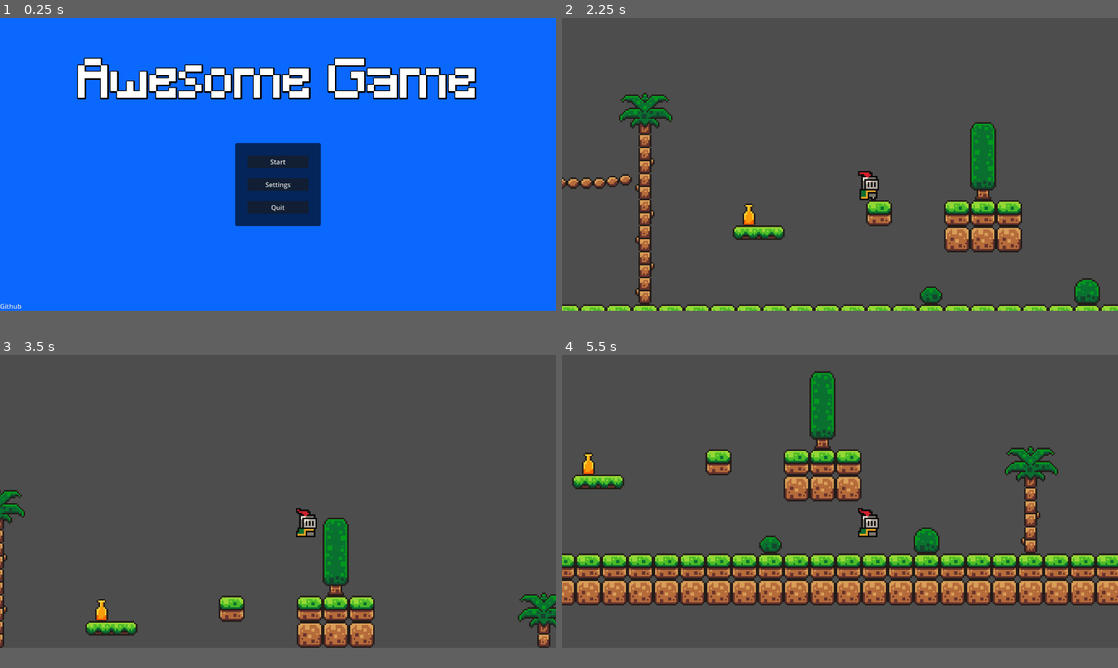
Above: before the commit, frames 1-4 (two rows, left to right).
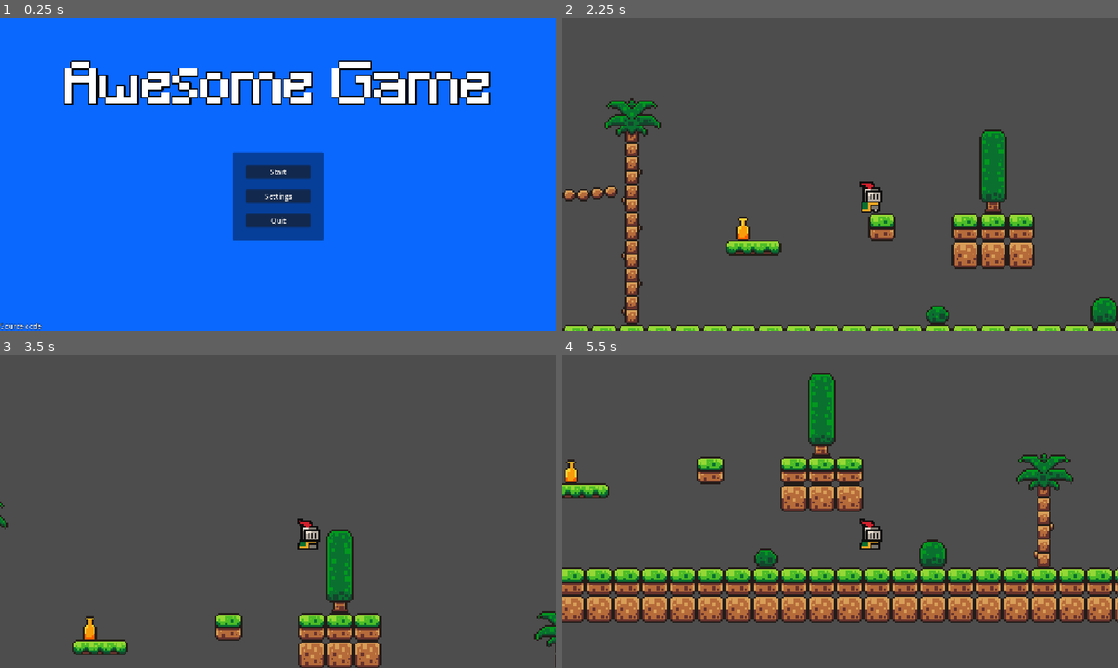
Above: after the commit, the same moments.

Repository: vsaint1/godot-platformer
Game: Godot game, scene res://scenes/main_menu.tscn
Two runs of this game, one before a commit and one after it. Both use one fixed random seed, a clock stepped at 60 frames per second and the inputs below.
Inputs (mouse positions are in pixels of both pictures, inside the frame that each line leads up to):
- Up to frame 1 (0.25 s): no input
- Up to frame 2 (2.25 s): click "Settings" at 0.5 s; click (678, 49) at 1.27 s; click "Start" at 2 s
- Up to frame 3 (3.5 s): hold D (move_right) from 2.78 s (still down); hold E (interact) from 2.78 s (still down); tap Space (jump) at 3.02 s
- Up to frame 4 (5.5 s): release E (interact) at 3.53 s; tap Shift (sprint) at 3.6, 5.1 s; tap Space (jump) at 3.77, 5.27 s; release D (move_right) at 4.28 s; hold A (move_left) 4.28-5.03 s; hold E (interact) 4.28-5.03 s; hold D (move_right) from 5.03 s (still down)
In our replay, the window is 800x421 before the commit and 800x450 after it. These sizes can differ from the game's own. Grey fills any space a smaller window leaves; there, only what the larger window draws over its background counts as a difference.

The runs differ from the first frame. In frame 1, 10% of the frame differs, in the area x 0-89%, y 12-100%; in frame 2, 15%; in frame 3, 7.7%; in frame 4, 28%, in the area x 0-100%, y 5-86%.

Commit message:
menus UI and code logic

Diff:
--- a/prefabs/platform.tscn
+++ b/prefabs/platform.tscn
@@ -1,18 +1,17 @@
-[gd_scene load_steps=3 format=3 uid="uid://tkwuee00qsia"]
+[gd_scene load_steps=3 format=3 uid="uid://cecb8rnvyg3y3"]
 
-[ext_resource type="Texture2D" uid="uid://cepdojhgoey25" path="res://assets/platformer/sprites/platforms.png" id="1_emilk"]
+[ext_resource type="Texture2D" uid="uid://cepdojhgoey25" path="res://assets/platformer/sprites/platforms.png" id="1_ba0x2"]
 
-[sub_resource type="RectangleShape2D" id="RectangleShape2D_j06ch"]
+[sub_resource type="RectangleShape2D" id="RectangleShape2D_ba0x2"]
 size = Vector2(32, 8)
 
-[node name="Platform" type="Node"]
+[node name="Platform" type="AnimatableBody2D"]
 
-[node name="AnimatableBody2D" type="AnimatableBody2D" parent="."]
-
-[node name="Sprite2D" type="Sprite2D" parent="AnimatableBody2D"]
-texture = ExtResource("1_emilk")
+[node name="Sprite2D" type="Sprite2D" parent="."]
+texture = ExtResource("1_ba0x2")
 region_enabled = true
 region_rect = Rect2(16, 0, 32, 9)
 
-[node name="CollisionShape2D" type="CollisionShape2D" parent="AnimatableBody2D"]
-shape = SubResource("RectangleShape2D_j06ch")
+[node name="CollisionShape2D" type="CollisionShape2D" parent="."]
+shape = SubResource("RectangleShape2D_ba0x2")
+one_way_collision = true
--- /dev/null
+++ b/prefabs/platformr.tscn
@@ -0,0 +1,18 @@
+[gd_scene load_steps=3 format=3 uid="uid://dp7u22f6hacnm"]
+
+[ext_resource type="Texture2D" uid="uid://cepdojhgoey25" path="res://assets/platformer/sprites/platforms.png" id="1_sy5f5"]
+
+[sub_resource type="RectangleShape2D" id="RectangleShape2D_j06ch"]
+size = Vector2(32, 8)
+
+[node name="Platform" type="Node"]
+
+[node name="AnimatableBody2D" type="AnimatableBody2D" parent="."]
+
+[node name="Sprite2D" type="Sprite2D" parent="AnimatableBody2D"]
+texture = ExtResource("1_sy5f5")
+region_enabled = true
+region_rect = Rect2(16, 0, 32, 9)
+
+[node name="CollisionShape2D" type="CollisionShape2D" parent="AnimatableBody2D"]
+shape = SubResource("RectangleShape2D_j06ch")
--- a/scenes/player.tscn
+++ b/prefabs/player.tscn
@@ -2,7 +2,7 @@
 
 [ext_resource type="Script" uid="uid://cvtskd6lq11dn" path="res://scripts/player.gd" id="1_i3pqv"]
 [ext_resource type="Texture2D" uid="uid://bbx4wt1vma21s" path="res://assets/platformer/sprites/knight.png" id="2_hqtel"]
-[ext_resource type="Script" uid="uid://cklehts35gy4f" path="res://scenes/main_camera.gd" id="3_sweqy"]
+[ext_resource type="Script" uid="uid://cklehts35gy4f" path="res://scripts/main_camera.gd" id="3_sweqy"]
 [ext_resource type="Texture2D" uid="uid://cn7galu7wg5wn" path="res://assets/ui/flatDark23.png" id="4_2hs0m"]
 [ext_resource type="Texture2D" uid="uid://bv8xgmb1g6mbf" path="res://assets/ui/flatDark24.png" id="5_1jxqw"]
 [ext_resource type="Texture2D" uid="uid://407atl2f04qa" path="res://assets/ui/flatDark25.png" id="6_dw050"]
--- a/project.godot
+++ b/project.godot
@@ -25,8 +25,10 @@
 
 [display]
 
-window/size/viewport_width=1368
+window/size/viewport_width=1280
 window/size/viewport_height=720
+window/stretch/mode="canvas_items"
+window/stretch/aspect="expand"
 
 [input]
 
--- a/scenes/main.tscn
+++ b/scenes/main.tscn
@@ -1,10 +1,10 @@
 [gd_scene load_steps=11 format=4 uid="uid://do8e7138jhjjl"]
 
 [ext_resource type="Script" uid="uid://d30vtcusmf8sa" path="res://scripts/main.gd" id="1_o5qli"]
-[ext_resource type="PackedScene" uid="uid://bkj76c8enitkk" path="res://scenes/player.tscn" id="2_tbgi4"]
+[ext_resource type="PackedScene" uid="uid://bkj76c8enitkk" path="res://prefabs/player.tscn" id="2_tbgi4"]
 [ext_resource type="Texture2D" uid="uid://iixdboyinn51" path="res://assets/platformer/sprites/world_tileset.png" id="4_jyhfs"]
-[ext_resource type="PackedScene" uid="uid://cecb8rnvyg3y3" path="res://scenes/platform.tscn" id="5_tbgi4"]
-[ext_resource type="PackedScene" uid="uid://bbyqosnyuh3kb" path="res://scenes/sign.tscn" id="8_tipki"]
+[ext_resource type="PackedScene" uid="uid://cecb8rnvyg3y3" path="res://prefabs/platform.tscn" id="5_tbgi4"]
+[ext_resource type="PackedScene" uid="uid://bbyqosnyuh3kb" path="res://prefabs/sign.tscn" id="8_tipki"]
 
 [sub_resource type="TileSetAtlasSource" id="TileSetAtlasSource_tbgi4"]
 texture = ExtResource("4_jyhfs")
--- a/scenes/main_menu.tscn
+++ b/scenes/main_menu.tscn
@@ -7,17 +7,17 @@
 
 [sub_resource type="Theme" id="Theme_l6cm7"]
 
-[sub_resource type="StyleBoxFlat" id="StyleBoxFlat_l6cm7"]
-content_margin_left = 30.0
-content_margin_top = 30.0
-content_margin_right = 30.0
-content_margin_bottom = 30.0
-bg_color = Color(0, 0, 0, 0.113725)
+[sub_resource type="StyleBoxFlat" id="StyleBoxFlat_ekxnf"]
+bg_color = Color(0, 0, 0, 0.396078)
+border_blend = true
 corner_radius_top_left = 4
 corner_radius_top_right = 4
 corner_radius_bottom_right = 4
 corner_radius_bottom_left = 4
-shadow_size = 1
+expand_margin_left = 30.0
+expand_margin_top = 30.0
+expand_margin_right = 30.0
+expand_margin_bottom = 30.0
 
 [node name="MainMenu" type="ColorRect"]
 anchors_preset = 15
@@ -44,7 +44,10 @@
 [node name="Source" type="LinkButton" parent="MarginContainer"]
 layout_mode = 2
 size_flags_vertical = 8
-text = "Github"
+theme_override_colors/font_outline_color = Color(0, 0, 0, 1)
+theme_override_constants/outline_size = 2
+theme_override_font_sizes/font_size = 16
+text = "Source code"
 underline = 1
 uri = "https://github.com/vsaint1/gd-platformer"
 
@@ -66,7 +69,7 @@
 size_flags_vertical = 4
 size_flags_stretch_ratio = 0.0
 theme = SubResource("Theme_l6cm7")
-theme_override_styles/panel = SubResource("StyleBoxFlat_l6cm7")
+theme_override_styles/panel = SubResource("StyleBoxFlat_ekxnf")
 
 [node name="VBoxContainer" type="VBoxContainer" parent="MarginContainer/PanelContainer"]
 custom_minimum_size = Vector2(150, 0)
@@ -78,14 +81,17 @@
 
 [node name="Start" type="Button" parent="MarginContainer/PanelContainer/VBoxContainer"]
 layout_mode = 2
+mouse_default_cursor_shape = 2
 text = "Start"
 
 [node name="Settings" type="Button" parent="MarginContainer/PanelContainer/VBoxContainer"]
 layout_mode = 2
+mouse_default_cursor_shape = 2
 text = "Settings"
 
 [node name="Quit" type="Button" parent="MarginContainer/PanelContainer/VBoxContainer"]
 layout_mode = 2
+mouse_default_cursor_shape = 2
 text = "Quit"
 
 [connection signal="pressed" from="MarginContainer/PanelContainer/VBoxContainer/Start" to="." method="_on_start_pressed"]
--- a/scenes/platform.tscn
+++ /dev/null
@@ -1,17 +0,0 @@
-[gd_scene load_steps=3 format=3 uid="uid://cecb8rnvyg3y3"]
-
-[ext_resource type="Texture2D" uid="uid://cepdojhgoey25" path="res://assets/platformer/sprites/platforms.png" id="1_ba0x2"]
-
-[sub_resource type="RectangleShape2D" id="RectangleShape2D_ba0x2"]
-size = Vector2(32, 8)
-
-[node name="Platform" type="AnimatableBody2D"]
-
-[node name="Sprite2D" type="Sprite2D" parent="."]
-texture = ExtResource("1_ba0x2")
-region_enabled = true
-region_rect = Rect2(16, 0, 32, 9)
-
-[node name="CollisionShape2D" type="CollisionShape2D" parent="."]
-shape = SubResource("RectangleShape2D_ba0x2")
-one_way_collision = true
--- /dev/null
+++ b/scenes/settings_menu.tscn
@@ -0,0 +1,146 @@
+[gd_scene load_steps=7 format=3 uid="uid://ilrdo37w4mq7"]
+
+[ext_resource type="Texture2D" uid="uid://yvyh7uhdj3u8" path="res://assets/ui/br.png" id="1_cr101"]
+[ext_resource type="Script" uid="uid://decdy6p7uosex" path="res://scripts/settings_menu.gd" id="1_wswnh"]
+[ext_resource type="Texture2D" uid="uid://cn7galu7wg5wn" path="res://assets/ui/flatDark23.png" id="2_labj1"]
+[ext_resource type="Texture2D" uid="uid://cerj5sgj0wg7k" path="res://assets/ui/us.png" id="2_wswnh"]
+[ext_resource type="FontFile" uid="uid://bletugc5ohc7p" path="res://assets/fonts/Minecraft.ttf" id="3_lwwgp"]
+
+[sub_resource type="StyleBoxFlat" id="StyleBoxFlat_labj1"]
+bg_color = Color(0, 0, 0, 0.396078)
+corner_radius_top_left = 4
+corner_radius_top_right = 4
+corner_radius_bottom_right = 4
+corner_radius_bottom_left = 4
+expand_margin_top = 20.0
+
+[node name="SettingsMenu" type="ColorRect"]
+anchors_preset = 15
+anchor_right = 1.0
+anchor_bottom = 1.0
+grow_horizontal = 2
+grow_vertical = 2
+color = Color(0.0392157, 0.407843, 1, 1)
+script = ExtResource("1_wswnh")
+
+[node name="PanelContainer" type="PanelContainer" parent="."]
+custom_minimum_size = Vector2(800, 600)
+layout_mode = 1
+anchors_preset = 8
+anchor_left = 0.5
+anchor_top = 0.5
+anchor_right = 0.5
+anchor_bottom = 0.5
+grow_horizontal = 2
+grow_vertical = 2
+theme_override_styles/panel = SubResource("StyleBoxFlat_labj1")
+
+[node name="Return" type="Button" parent="PanelContainer"]
+custom_minimum_size = Vector2(64, 32)
+layout_mode = 2
+size_flags_horizontal = 0
+size_flags_vertical = 0
+tooltip_text = "Return to main Menu"
+mouse_default_cursor_shape = 2
+icon = ExtResource("2_labj1")
+flat = true
+icon_alignment = 1
+expand_icon = true
+
+[node name="Name" type="Label" parent="PanelContainer"]
+layout_mode = 2
+size_flags_horizontal = 4
+size_flags_vertical = 0
+theme_override_colors/font_shadow_color = Color(0, 0, 0, 1)
+theme_override_colors/font_outline_color = Color(0, 0, 0, 1)
+theme_override_constants/outline_size = 4
+theme_override_fonts/font = ExtResource("3_lwwgp")
+theme_override_font_sizes/font_size = 128
+text = "Settings"
+
+[node name="Settings" type="VBoxContainer" parent="PanelContainer"]
+custom_minimum_size = Vector2(150, 0)
+layout_mode = 2
+size_flags_horizontal = 4
+size_flags_vertical = 4
+
+[node name="VolumeLabel" type="Label" parent="PanelContainer/Settings"]
+layout_mode = 2
+size_flags_horizontal = 4
+size_flags_vertical = 0
+text = "Master Volume"
+
+[node name="EngineSlider" type="HSlider" parent="PanelContainer/Settings"]
+layout_mode = 2
+tooltip_text = "Sound system"
+tooltip_auto_translate_mode = 1
+max_value = 1.0
+step = 0.1
+
+[node name="LanguageLabel" type="Label" parent="PanelContainer/Settings"]
+layout_mode = 2
+size_flags_horizontal = 4
+size_flags_vertical = 0
+text = "Choose Language"
+
+[node name="LanguageOption" type="OptionButton" parent="PanelContainer/Settings"]
+layout_mode = 2
+icon_alignment = 2
+selected = 0
+item_count = 2
+popup/item_0/text = "English"
+popup/item_0/icon = ExtResource("2_wswnh")
+popup/item_0/id = 1
+popup/item_1/text = "Portuguese"
+popup/item_1/icon = ExtResource("1_cr101")
+popup/item_1/id = 0
+popup/item_1/disabled = true
+
+[node name="DifficultyLabel" type="Label" parent="PanelContainer/Settings"]
+layout_mode = 2
+size_flags_horizontal = 4
+size_flags_vertical = 0
+text = "Select the Difficulty"
+
+[node name="DifficultyOption" type="OptionButton" parent="PanelContainer/Settings"]
+layout_mode = 2
+selected = 0
+item_count = 3
+popup/item_0/text = "Easy"
+popup/item_0/id = 0
+popup/item_1/text = "Medium"
+popup/item_1/id = 1
+popup/item_1/disabled = true
+popup/item_2/text = "Hard"
+popup/item_2/id = 2
+popup/item_2/disabled = true
+
+[node name="ResolutionLabel" type="Label" parent="PanelContainer/Settings"]
+layout_mode = 2
+size_flags_horizontal = 4
+size_flags_vertical = 0
+text = "Resolution"
+horizontal_alignment = 2
+
+[node name="ResolutionOption" type="OptionButton" parent="PanelContainer/Settings"]
+layout_mode = 2
+selected = 1
+item_count = 3
+popup/item_0/text = "1920x1080 (16:9)"
+popup/item_0/id = 0
+popup/item_1/text = "1280x720 (16:9)"
+popup/item_1/id = 1
+popup/item_2/text = "640x480 (4:3)"
+popup/item_2/id = 2
+
+[node name="Vsync" type="CheckBox" parent="PanelContainer/Settings"]
+layout_mode = 2
+size_flags_horizontal = 0
+size_flags_vertical = 0
+theme_override_font_sizes/font_size = 16
+text = "Vsync"
+
+[connection signal="pressed" from="PanelContainer/Return" to="." method="_on_return_pressed"]
+[connection signal="value_changed" from="PanelContainer/Settings/EngineSlider" to="." method="_on_engine_slider_value_changed"]
+[connection signal="item_selected" from="PanelContainer/Settings/ResolutionOption" to="." method="_on_resolution_option_item_selected"]
+[connection signal="toggled" from="PanelContainer/Settings/Vsync" to="." method="_on_vsync_toggled"]
--- a/scripts/main_menu.gd
+++ b/scripts/main_menu.gd
@@ -9,4 +9,4 @@
 
 
 func _on_settings_pressed() -> void:
-	pass # Replace with function body.
+	get_tree().change_scene_to_file("res://scenes/settings_menu.tscn")
--- /dev/null
+++ b/scripts/settings_menu.gd
@@ -0,0 +1,62 @@
+extends ColorRect
+
+
+@onready var resolution_label: Label = $PanelContainer/Settings/ResolutionLabel
+@onready var resolution_option: OptionButton = $PanelContainer/Settings/ResolutionOption
+@onready var engine_slider: HSlider = $PanelContainer/Settings/EngineSlider
+@onready var vsync: CheckBox = $PanelContainer/Settings/Vsync
+
+var master_volume:float = 0.0
+
+func _ready() -> void:
+	var db = AudioServer.get_bus_volume_db(AudioServer.get_bus_index("Master"))
+	master_volume = db_to_linear(db)
+	engine_slider.value = master_volume
+	var vsync_mode = ProjectSettings.get_setting("display/window/vsync/vsync_mode")
+	vsync.button_pressed = vsync_mode
+
+	if InteractionManager.is_mobile():
+		resolution_label.queue_free()
+		resolution_option.queue_free()
+
+
+func _on_return_pressed() -> void:
+	_return_to_main_menu()
+
+
+func _input(event: InputEvent) -> void:
+	if event.is_action_pressed("ui_cancel"):
+		_return_to_main_menu()
+
+func _return_to_main_menu() -> void:
+	get_tree().change_scene_to_file("res://scenes/main_menu.tscn")
+
+
+
+func _on_engine_slider_value_changed(value: float) -> void:
+	AudioServer.set_bus_volume_db(AudioServer.get_bus_index("Master"), linear_to_db(value))
+
+
+func _on_resolution_option_item_selected(index: int) -> void:
+
+	if index == 0:
+		DisplayServer.window_set_mode(DisplayServer.WINDOW_MODE_EXCLUSIVE_FULLSCREEN)
+		DisplayServer.window_set_size(Vector2i(1920,1080))
+
+	if index == 1:
+		DisplayServer.window_set_mode(DisplayServer.WINDOW_MODE_WINDOWED)
+		DisplayServer.window_set_size(Vector2i(1280,720))
+
+	if index == 2:
+		DisplayServer.window_set_mode(DisplayServer.WINDOW_MODE_WINDOWED)
+		DisplayServer.window_set_size(Vector2i(640,480))
+
+	var screen_size = DisplayServer.screen_get_size()
+	var window_size = DisplayServer.window_get_size()
+	var center_pos = (screen_size - window_size) / 2
+
+	DisplayServer.window_set_position(center_pos)
+
+
+func _on_vsync_toggled(toggled_on: bool) -> void:
+	ProjectSettings.set_setting("display/window/vsync/vsync_mode",toggled_on)
Not shown, added: export_presets.cfg
Renamed: scenes/sign.tscn -> prefabs/sign.tscn
Renamed: scenes/main_camera.gd -> scripts/main_camera.gd
Renamed: scenes/main_camera.gd.uid -> scripts/main_camera.gd.uid
Not shown, added: scripts/settings_menu.gd.uid
